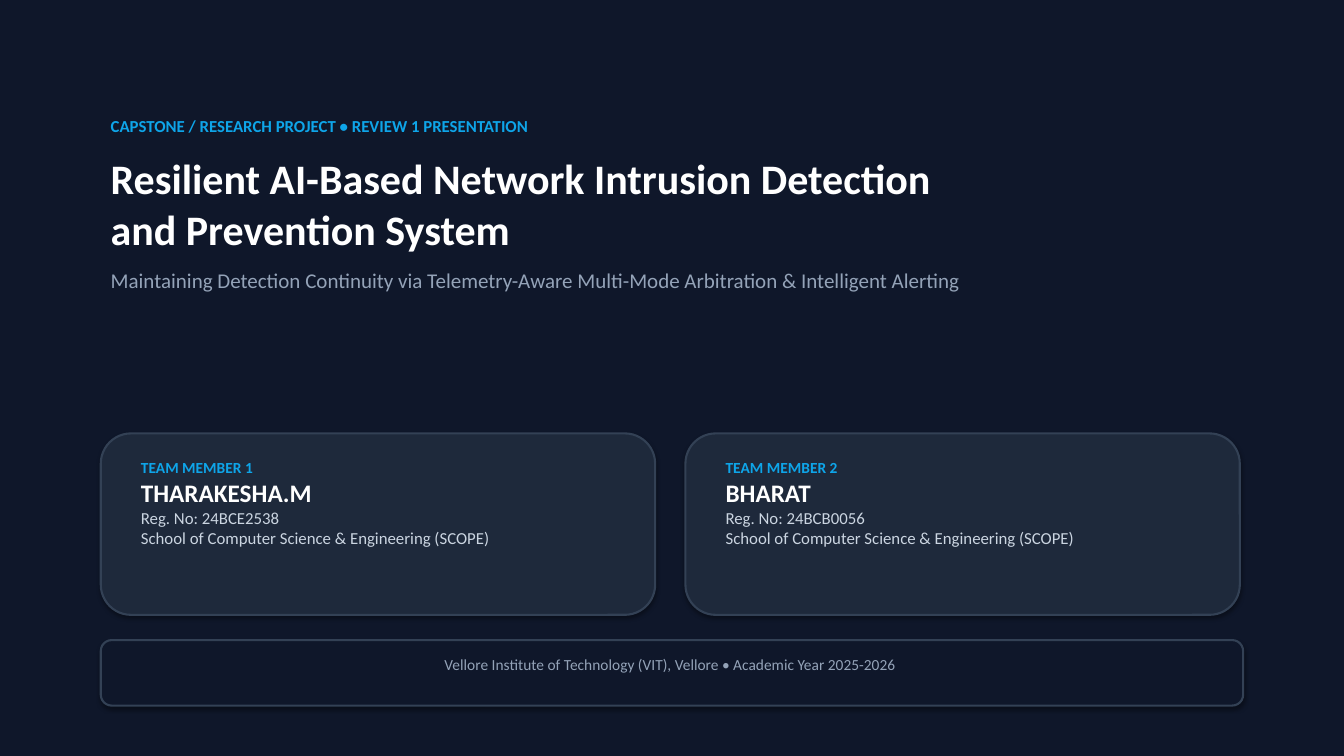
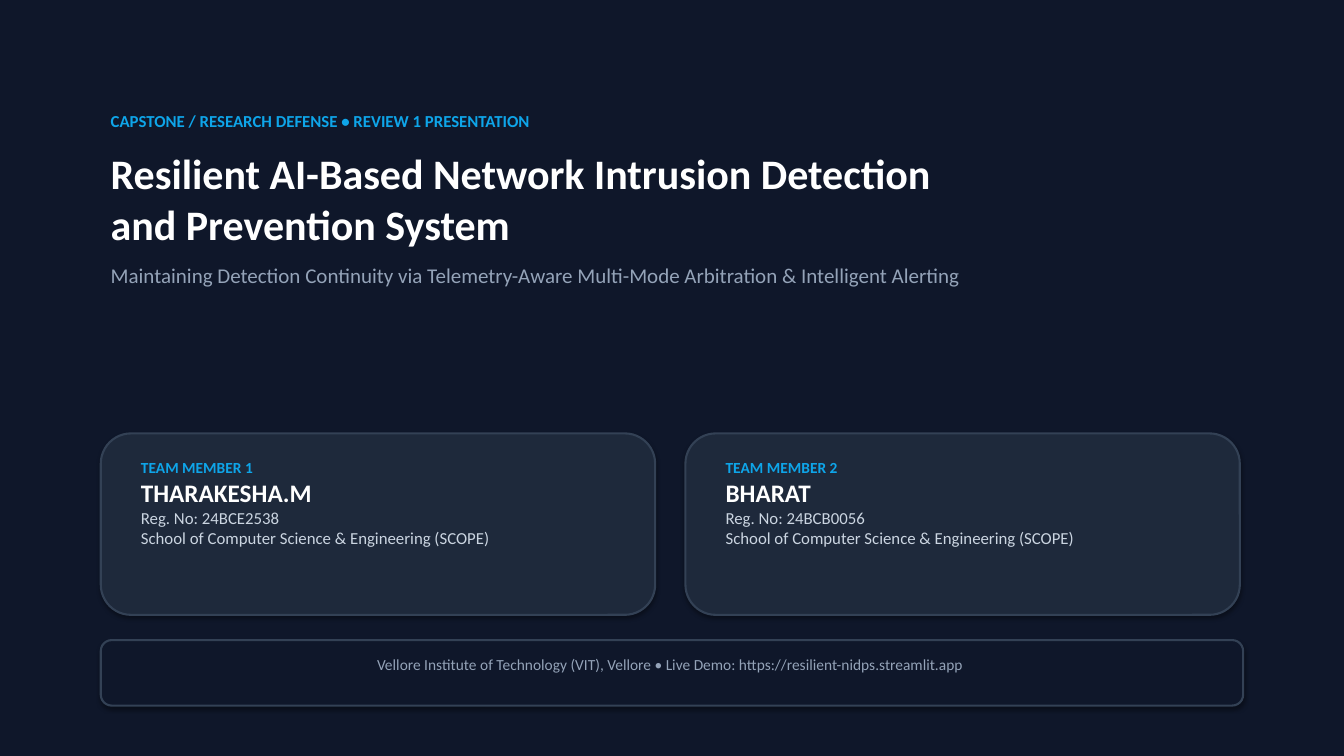
Before and after one commit to THARAKESHA/resilient-nidps, a slide deck: slide 1 of Telemetry_Aware_Resilient_NIDPS_Review1.pptx. Drawn at 1344x756 pixels with LibreOffice and Linux fonts; fonts in the diff are those of the drawing. Boxes give left, top, right and bottom in pixels: in the first picture for what was removed or moved away, otherwise in the second. Text is boxed around its words. In the diff, an @@ line names an element or a change of style, - is before the commit and + after.

Commit message:
Embed Master Architecture Diagram and Empirical Curves into Review 1 Presentation

```diff
--- a/Telemetry_Aware_Resilient_NIDPS_Review1.pptx
+++ b/Telemetry_Aware_Resilient_NIDPS_Review1.pptx
@@ text at [111, 116, 530, 127]: text changed @@
-CAPSTONE / RESEARCH PROJECT • REVIEW 1 PRESENTATION
+CAPSTONE / RESEARCH DEFENSE • REVIEW 1 PRESENTATION
@@ text at [377, 659, 962, 673]: text changed @@
-Vellore Institute of Technology (VIT), Vellore • Academic Year 2025-2026
+Vellore Institute of Technology (VIT), Vellore • Live Demo: https://resilient-nidps.streamlit.app
```
Also in this commit, not shown: 4 other slides changed, 3 slides added, 1 other file.
